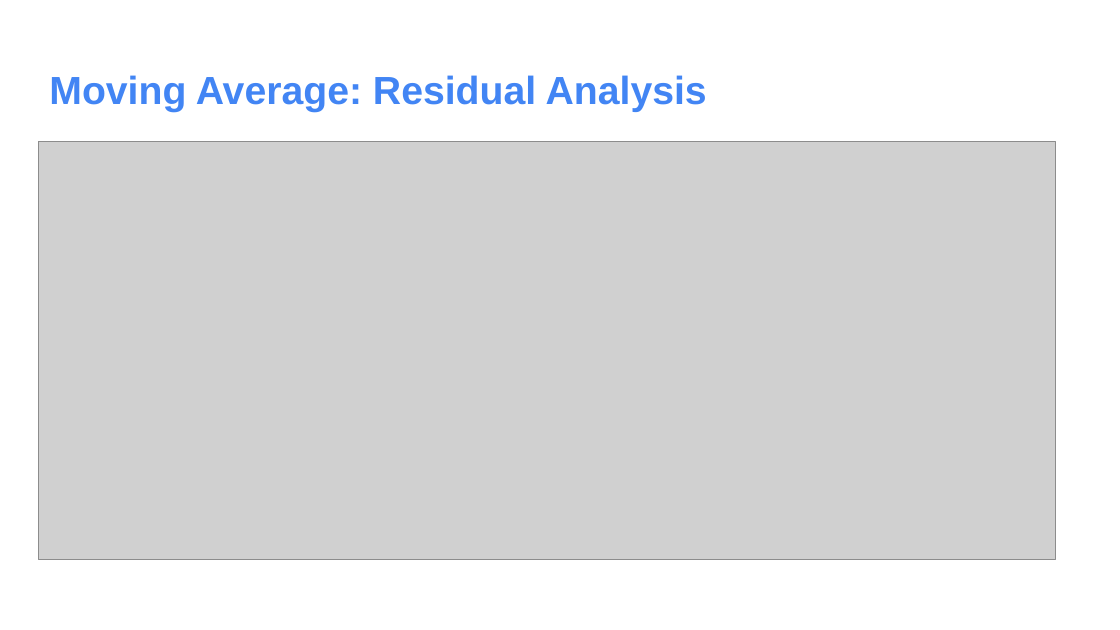
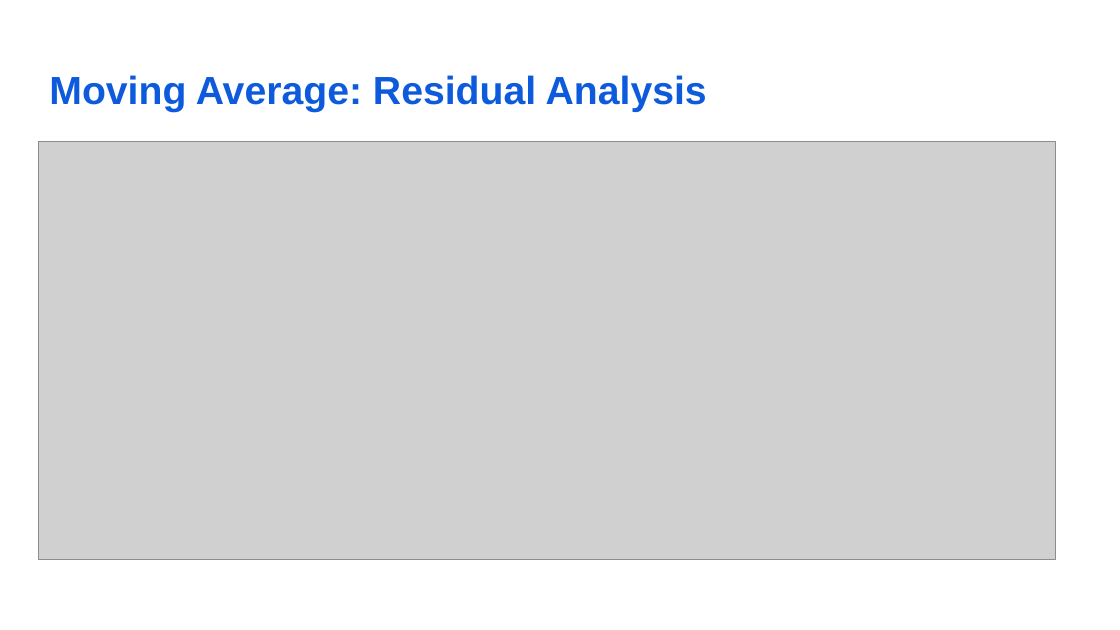
Before and after one commit to vaibhavimukadam/BussinessForecasting-WalmartSaleAnalysis, a slide deck: slide 20 of BusinessForecasting_group9.pptx (slide 19 before the commit). Drawn at 1120x630 pixels with LibreOffice and Linux fonts; fonts in the diff are those of the drawing; grey boxes stand for pictures. Boxes give left, top, right and bottom in pixels: in the first picture for what was removed or moved away, otherwise in the second. Text is boxed around its words. In the diff, an @@ line names an element or a change of style, - is before the commit and + after.

```diff
--- a/BusinessForecasting_group9.pptx
+++ b/BusinessForecasting_group9.pptx
@@ title "Moving Average: Residual Analysis" at (49, 75, 707, 112): text colour #4285F4 to #0D5BDC @@
```
Also in this commit, not shown: 8 other slides changed, 4 slides added, 2 slides removed, 4 other files.
